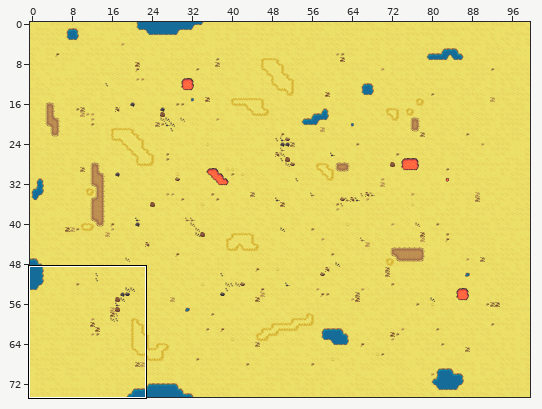
Two versions of a level (Tiled map (JSON), assets/maps/level1.json). Above, an overview of the earlier version with the close-up marked.
Close-up. Old version:
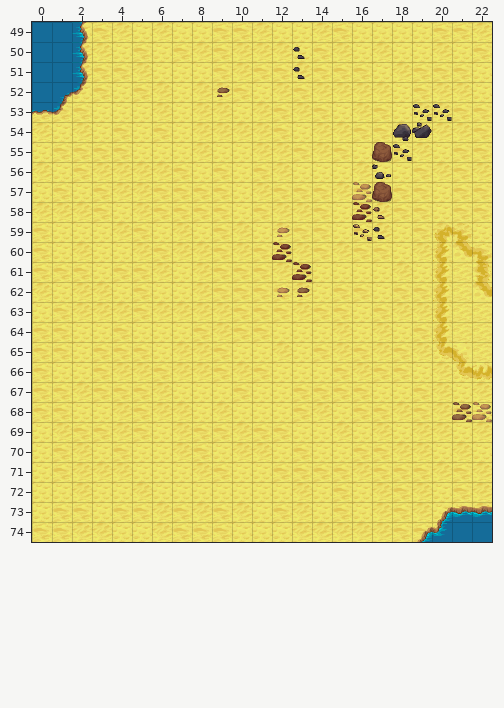
Cells are 32x32 px. Shown: x 0..22, y 49..74. The commit also changed other parts of the map, which this record leaves out.
And afterwards:
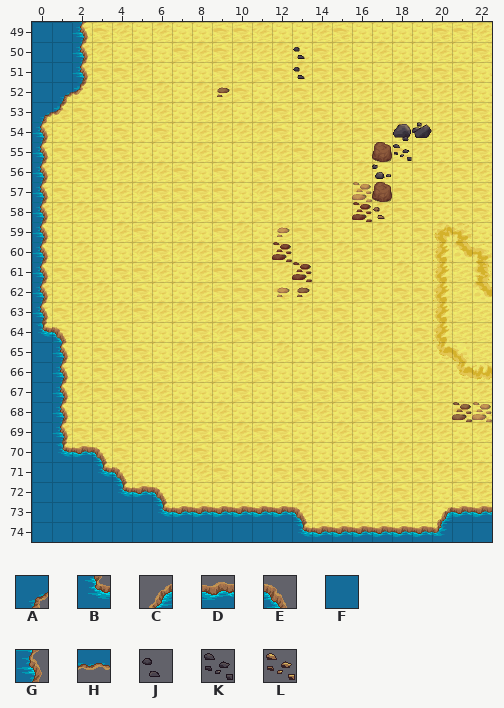
Key: from "terrain": A 19, B 40, C 60, D 61, E 62, F 82, G 83, H 103, J 397, K 398, L 438.
_ is an empty cell.
The edit:
Layer "top":
The edit turns tile H into tile A in row 53 at x 0.
There is now tile B in row 64 at x 0; in row 70 at x 1; in row 71 at x 3; in row 72 at x 4; in row 73 at x 6; in row 74 at x 13.
The edit turns tile C into tile D in row 74 at x 19.
There is now tile D in row 70 at x 2; in row 72 at x 5; in row 73 at x 7 to 12; in row 74 at x 14 to 18.
There is now tile E in row 64 at x 1; in row 70 at x 3; in row 71 at x 4; in row 72 at x 6; in row 73 at x 13.
There is now tile F in rows 65 to 70 at x 0; in row 71 at x 0 to 2; in row 72 at x 0 to 3; in row 73 at x 0 to 5; in row 74 at x 0 to 12.
There is now tile G in rows 54 to 63 at x 0; in rows 65 to 69 at x 1.
Tile J is gone in row 59 at x 17.
Tile K is gone in row 53 at x 19 to 20.
Tile L is gone in row 59 at x 16.
Changed places in both close-ups, as pixel boxes (x1, y1, x2, y2):
changed: (32, 104, 452, 542)
